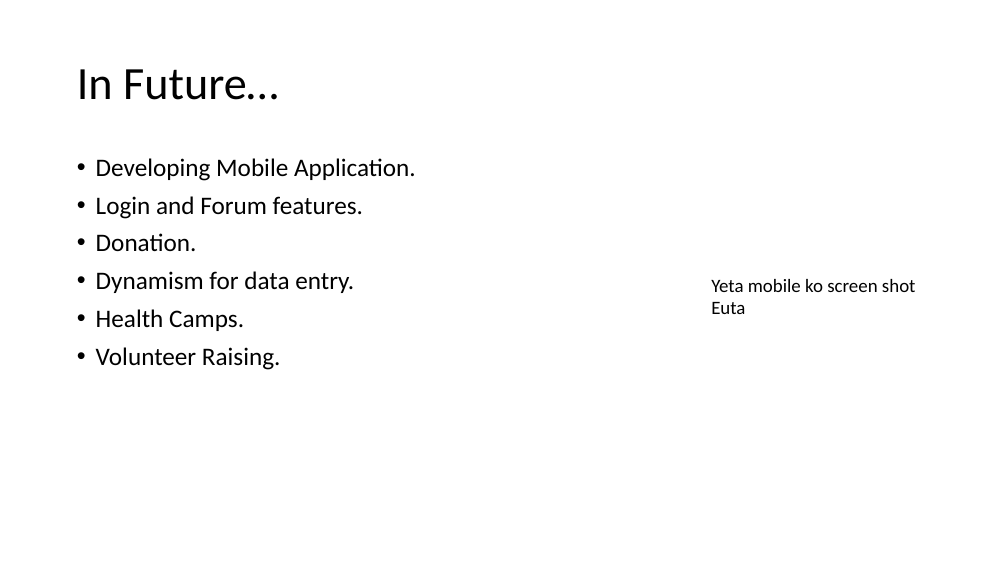
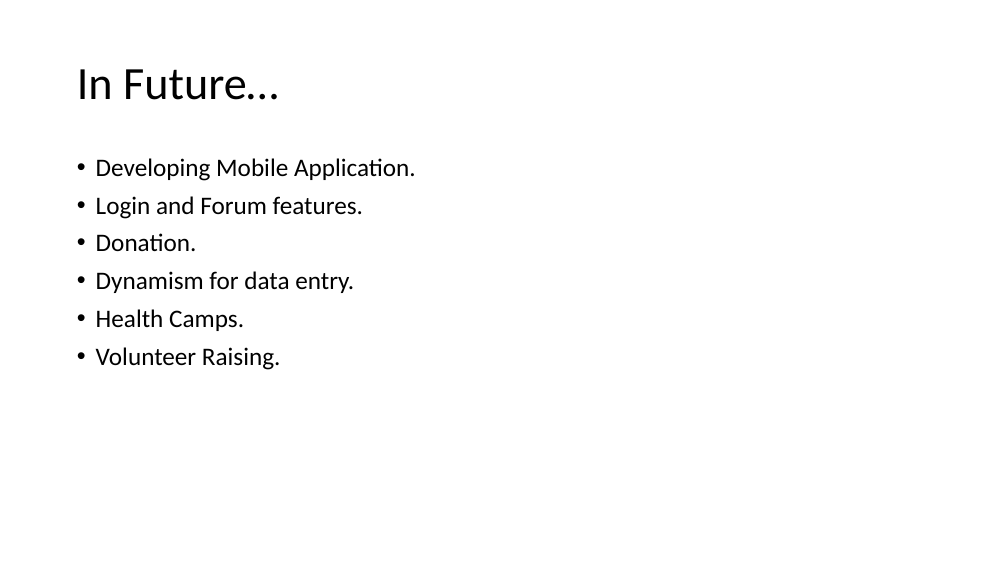
Before and after one commit to RaiSaugat/FinalThoughts, a slide deck: slide 11 of hackathon showcasing presentation template.pptx. Drawn at 1008x567 pixels with LibreOffice and Linux fonts; fonts in the diff are those of the drawing; background and template pictures are left out. Boxes give left, top, right and bottom in pixels: in the first picture for what was removed or moved away, otherwise in the second. Text is boxed around its words. In the diff, an @@ line names an element or a change of style, - is before the commit and + after.

```diff
--- a/hackathon showcasing presentation template.pptx
+++ b/hackathon showcasing presentation template.pptx
@@ text removed at box(711, 279, 916, 314) @@
-Yeta mobile ko screen shot
-Euta
```
Also in this commit, not shown: 3 slides added, 3 slides removed, 3 other files.
